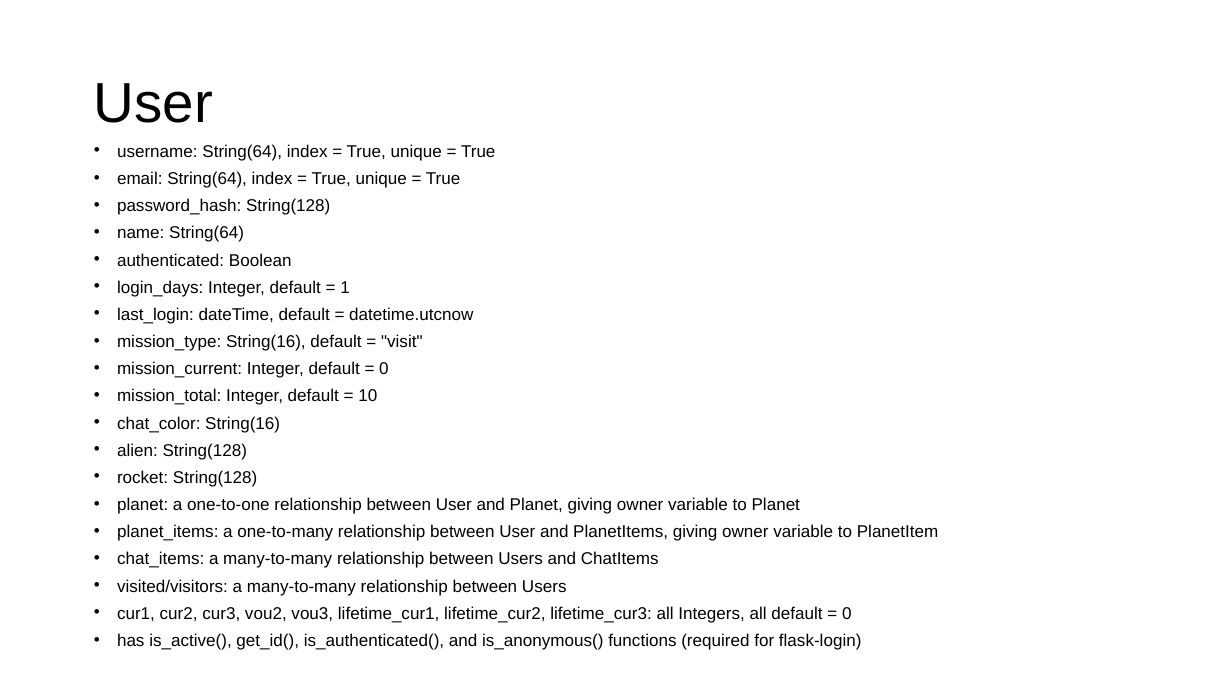
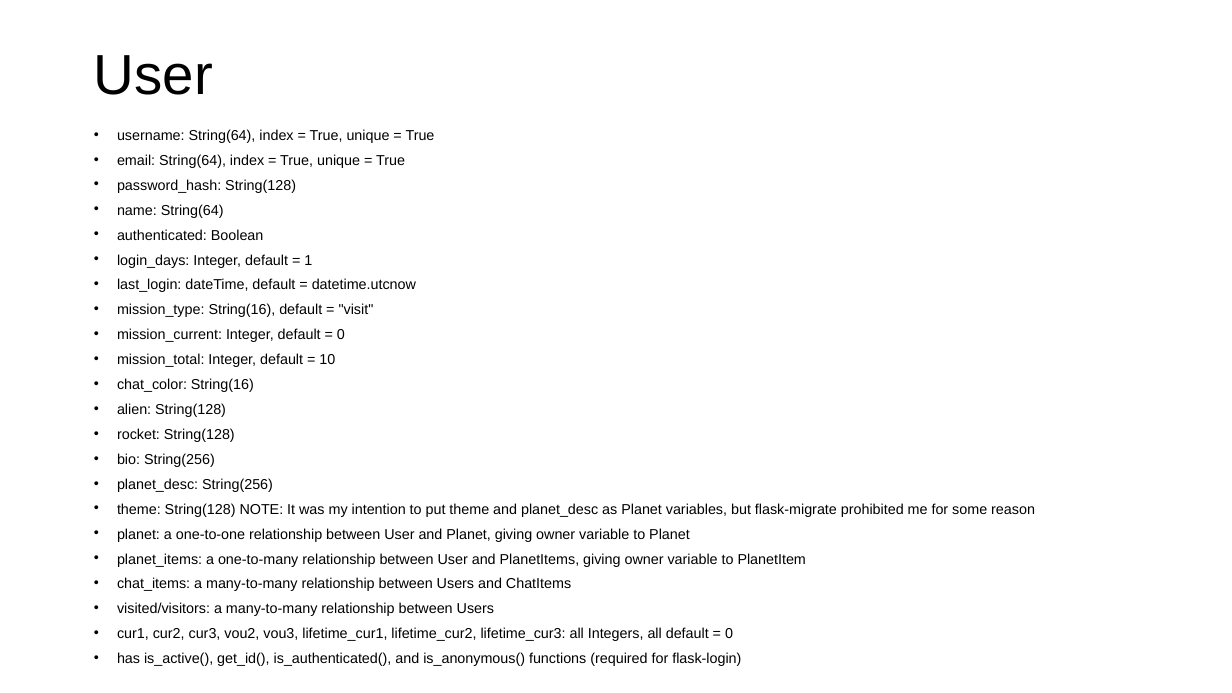
Before and after one commit to gmfk07/iu2018-backend, a slide deck: slide 9 of iu-spec-backend.pptx. Drawn at 1232x693 pixels with LibreOffice and Linux fonts; fonts in the diff are those of the drawing. Boxes give left, top, right and bottom in pixels: in the first picture for what was removed or moved away, otherwise in the second. Text is boxed around its words. In the diff, an @@ line names an element or a change of style, - is before the commit and + after.

```diff
--- a/iu-spec-backend.pptx
+++ b/iu-spec-backend.pptx
@@ title "User": place and size @@
-title "User" at <box>94,83,213,123</box>
+title "User" at <box>94,55,213,95</box>
@@ text "username: String(64), index = True, ...": place and size @@
-text "username: String(64), index = True, ..." at <box>117,144,939,650</box>
+text "username: String(64), index = True, ..." at <box>117,129,1035,666</box>
@@ text at <box>117,129,806,666</box>: size 13.3 to 11.2 pt in "username: String(64), index = True, unique = ...", "email: String(64), index = True, unique = ...", "password_hash: String(128)", "name: String(64)" and 15 more places @@
@@ text at <box>117,453,1035,517</box>: paragraphs added @@
+• bio: String(256)
+• planet_desc: String(256)
+• theme: String(128) NOTE: It was my intention to put theme and planet_desc as Planet variables, but flask-migrate prohibited me for some reason
```
Also in this commit, not shown: 3 other slides changed, 5 other files.
